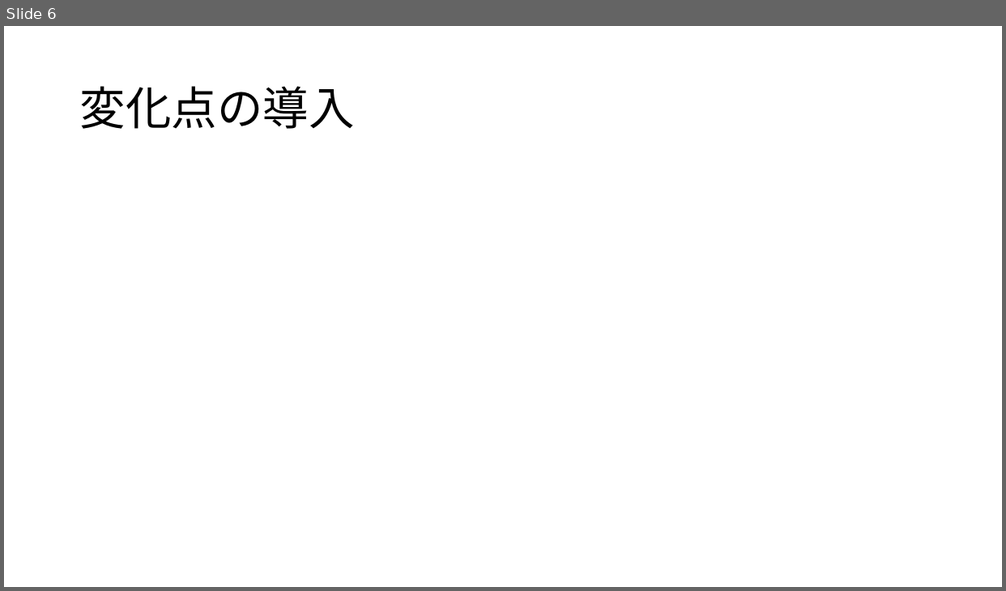
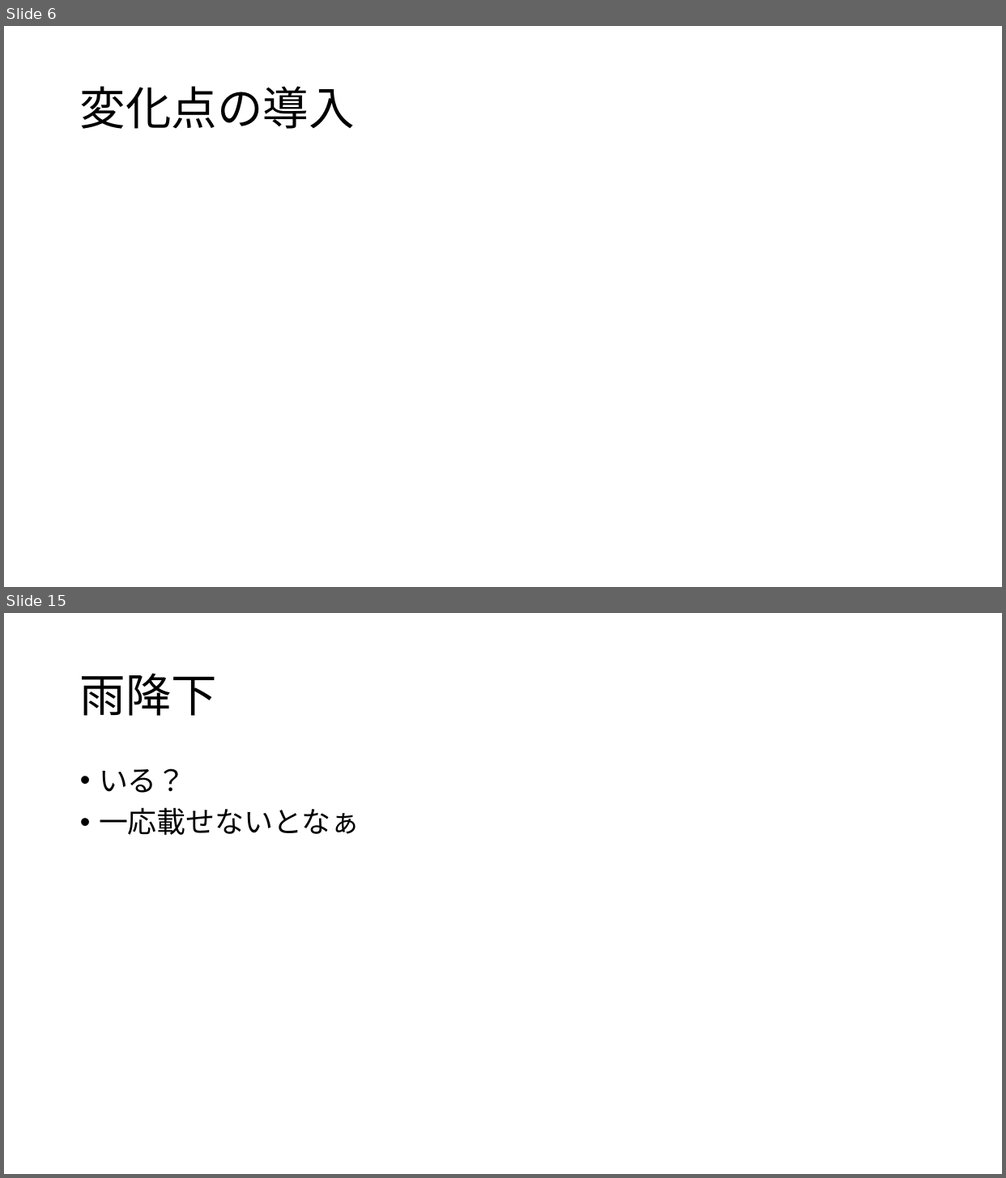
Before and after one commit to kur0cky/DA2017, a slide deck: 最終報告/1.pptx. Shown one above the other, each under a label of ours: slide 6 before the commit, slides 6 and 15 after it; the slides between them are not shown. The pictures are 1006x591 and 1006x1178 pixels, drawn with LibreOffice and Linux fonts; fonts in the diff are those of the drawing; grey boxes stand for pictures. Boxes give left, top, right and bottom in pixels: in the first picture for what was removed or moved away, otherwise in the second. Text is boxed around its words. In the diff, an @@ line names an element or a change of style, - is before the commit and + after.

```diff
--- a/最終報告/1.pptx
+++ b/最終報告/1.pptx
@@ slide 15 added at (4,613,1002,1174), background #FFFFFF @@
@@ title added at (80,673,217,716), 44 pt, text #000000 @@
+雨降下
@@ text added at (99,769,360,835), 28 pt, text #000000 @@
+• いる？
+• 一応載せないとなぁ
```
Also in this commit, not shown: 9 other slides added, 1 slide removed.
